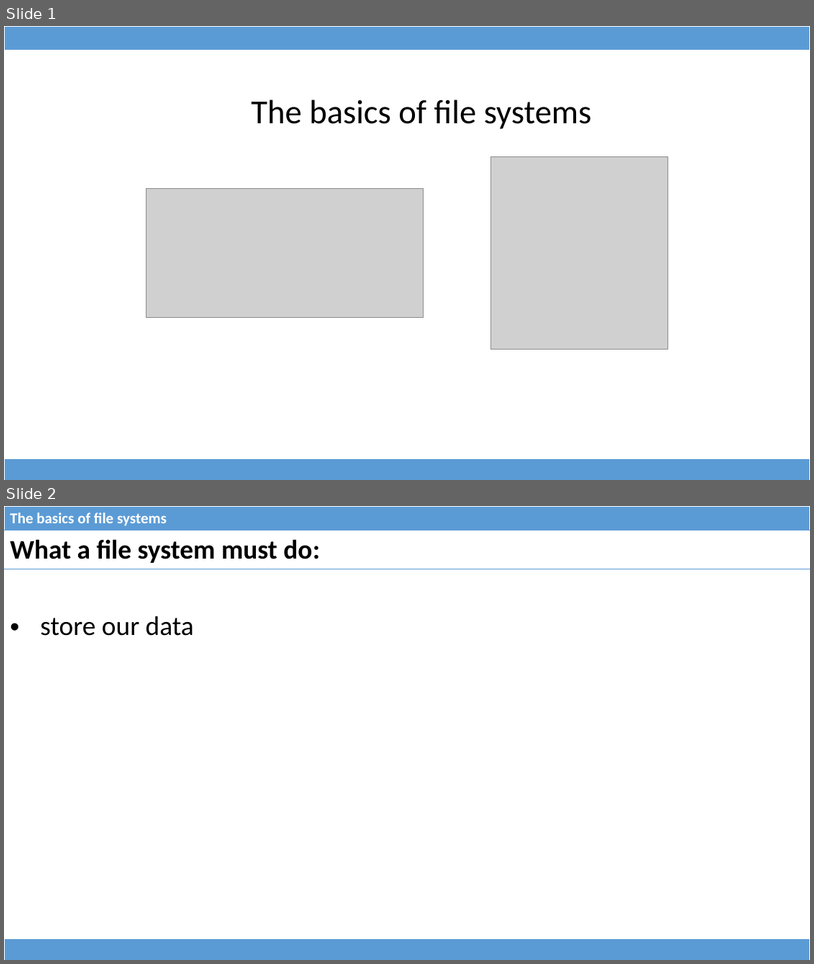
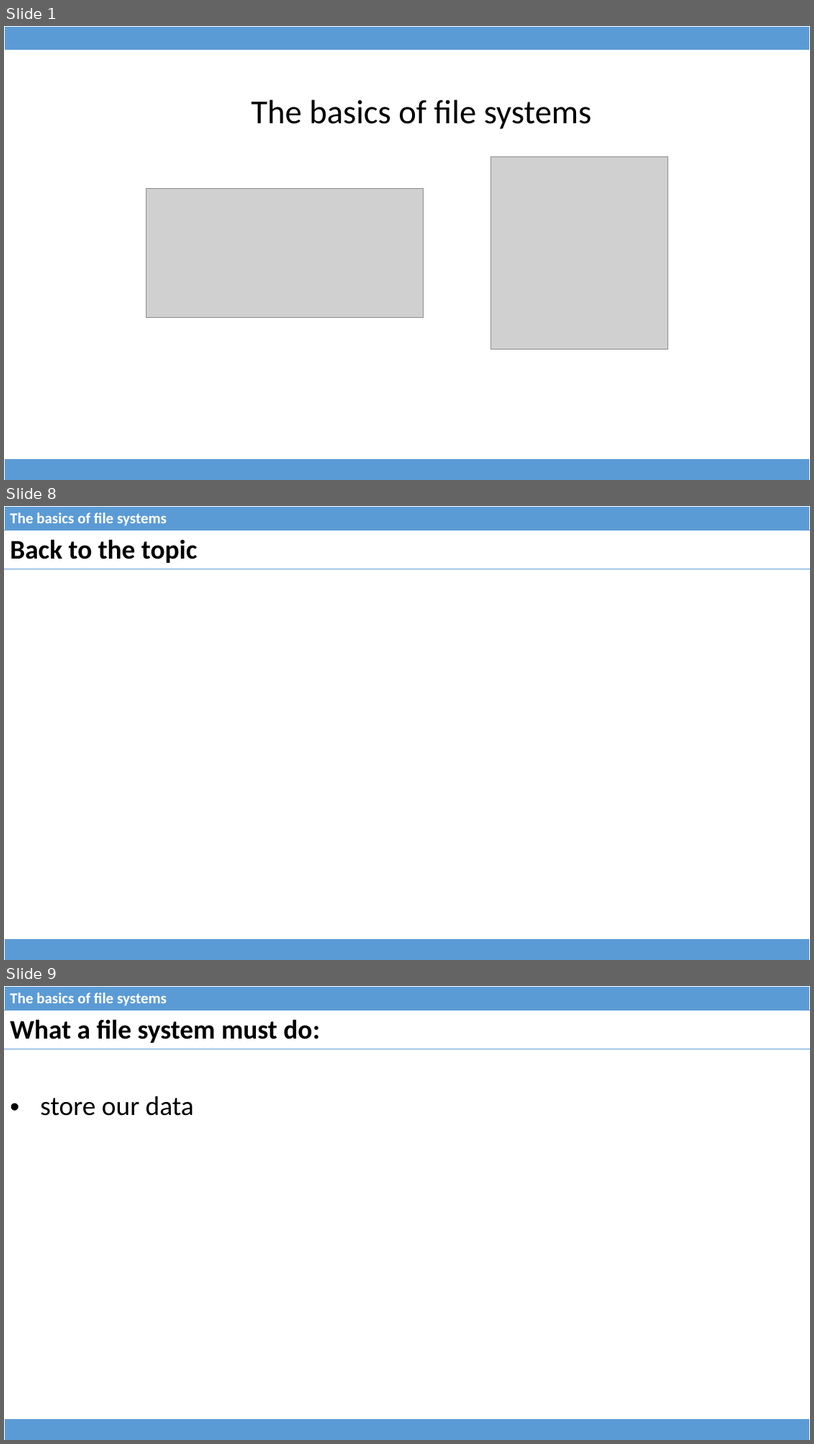
Before and after one commit to dominiquelefevre/filesystems-101-jb, a slide deck: talks/src/class00.pptx. Shown one above the other, each under a label of ours: slides 1 and 2 before the commit, slides 1, 8 and 9 after it; the slides between them are not shown. The pictures are 814x964 and 814x1444 pixels, drawn with LibreOffice and Linux fonts; fonts in the diff are those of the drawing; grey boxes stand for pictures. Boxes give left, top, right and bottom in pixels: in the first picture for what was removed or moved away, otherwise in the second. Text is boxed around its words. In the diff, an @@ line names an element or a change of style, - is before the commit and + after.

Commit message:
class00: improved.
1. A better slide about the change of r&d topics from IO schedulers
   to low-overhead queue managers to hw offload and p2p DMA.

2. A slide about "Programming as Theory Building".

```diff
--- a/talks/src/class00.pptx
+++ b/talks/src/class00.pptx
@@ slide 8 added at [4, 506, 810, 960], background #FFFFFF @@
@@ table added at [4, 506, 810, 530], 1 rows, 1 columns @@
+The basics of file systems
@@ table added at [4, 530, 810, 569], 1 rows, 1 columns @@
+Back to the topic
@@ table added at [4, 938, 810, 960], 1 rows, 1 columns @@
+
@@ what was slide 2 is now slide 9 @@
```
Also in this commit, not shown: 2 slides changed, 7 other slides added, 1 slide removed, 1 other file.
